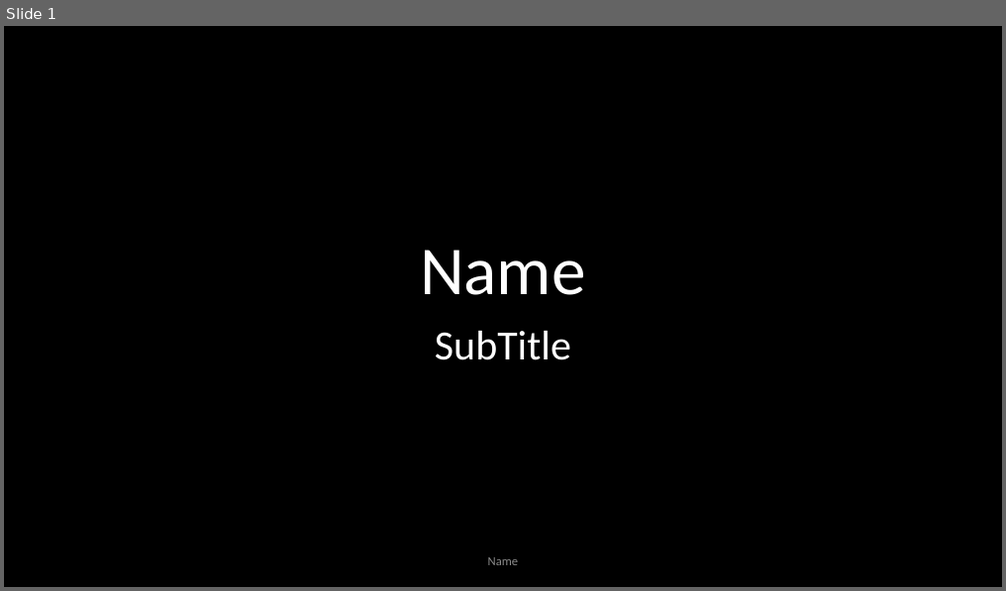
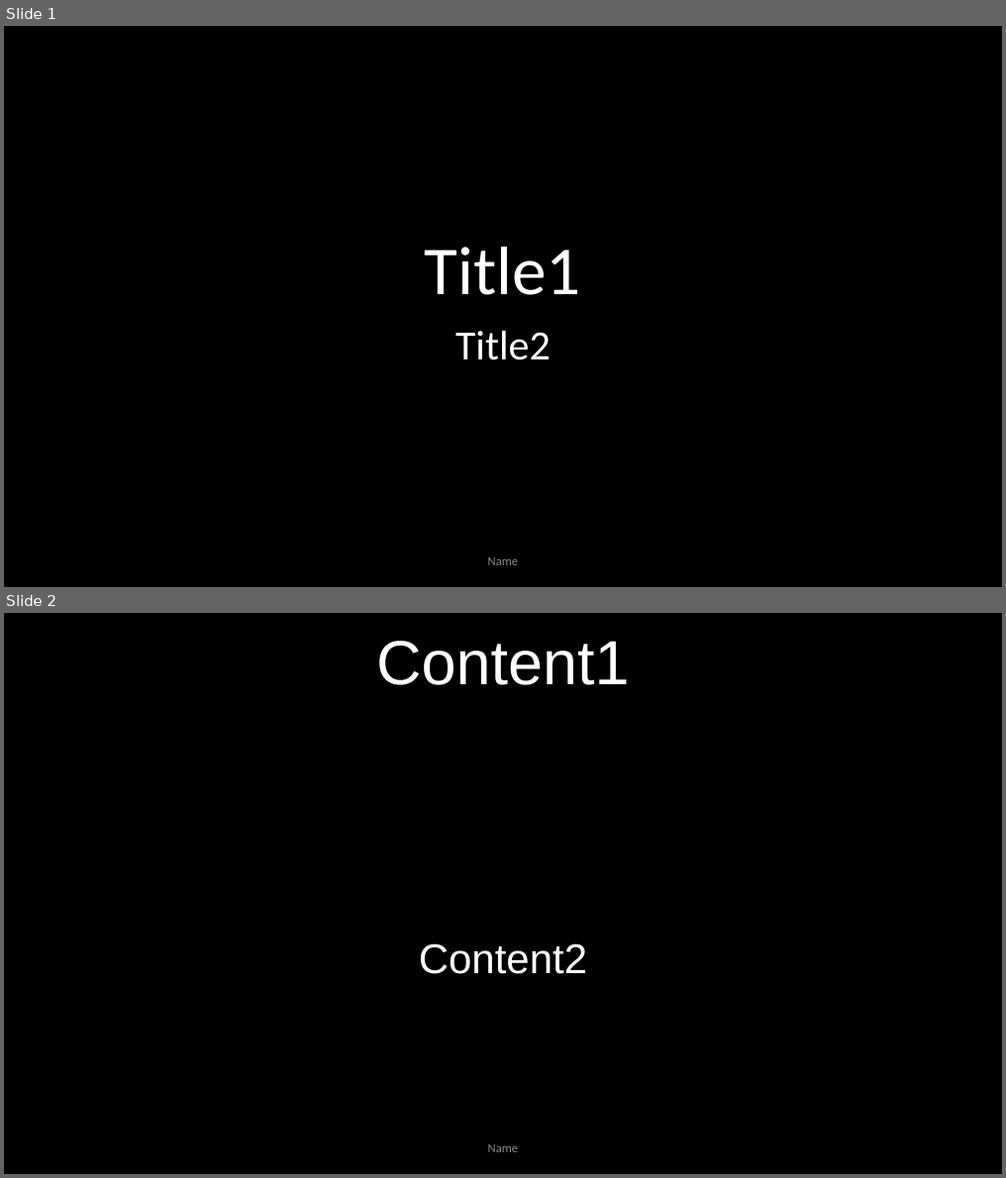
Before and after one commit to Cruisoring/lyric-ppt, a slide deck: templates/lyrics.pptx. Shown one above the other, each under a label of ours: slide 1 before the commit, slides 1 and 2 after it. The pictures are 1006x591 and 1006x1178 pixels, drawn with LibreOffice and Linux fonts; fonts in the diff are those of the drawing. Boxes give left, top, right and bottom in pixels: in the first picture for what was removed or moved away, otherwise in the second. Text is boxed around its words. In the diff, an @@ line names an element or a change of style, - is before the commit and + after.

```diff
--- a/templates/lyrics.pptx
+++ b/templates/lyrics.pptx
@@ slide 2 added at bbox=[4, 613, 1002, 1174], background #000000 @@
@@ text added at bbox=[376, 641, 630, 685], 60 pt, text #FFFFFF @@
+Content1
@@ text added at bbox=[419, 944, 587, 974], 40 pt, text #FFFFFF @@
+Content2
@@ text added at bbox=[488, 1145, 518, 1153], 12 pt, text #8C8C8C @@
+Name
@@ slide 1 changed as well @@
@@ title at bbox=[425, 247, 581, 295]: text changed @@
-Name
+Title1
@@ subtitle at bbox=[455, 331, 550, 361]: text changed @@
-SubTitle
+Title2
```
Also in this commit, not shown: 1 slide removed, 27 other files.
